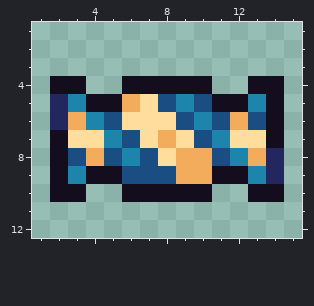
Pixel-art sprite: Entities/Items/Heart/Heart.png. The picture above was drawn from the file before the commit.
The file is 16x16 pixels. Shown: x 1..15, y 1..12.
Once edited:
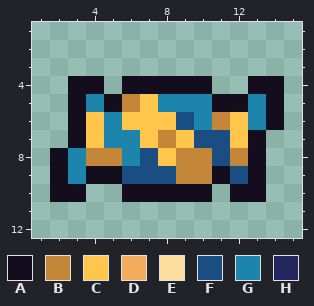
Palette (. is transparent): A #130d1d  B #c4873a  C #ffc64b  D #f3ac5c  E #ffdd9c  F #1a4e83  G #1d85ab  H #222760
The exact change:
@@ x 1..15 @@
  3 ...............
- 4 .AA..AAAAA..AA.
- 5 .HGAADEFGFAAGA.
- 6 .HDGFEEEFGFDFA.
- 7 .AEEGFEDEFGEEA.
- 8 .AFDFGFEDDFGDH.
- 9 .AGAAFFFDDAAGH.
-10 .AA..AAAAA..AA.
+ 4 ..AA.AAAAA..AA.
+ 5 ..AGABCGGGAAGA.
+ 6 ..ACGCCCFGBCGA.
+ 7 ..ACGGCBCFFCA..
+ 8 .AGBBGFCBBFBA..
+ 9 .AGAAFFFBBAFA..
+10 .AA..AAAAA.AA..
 11 ...............
